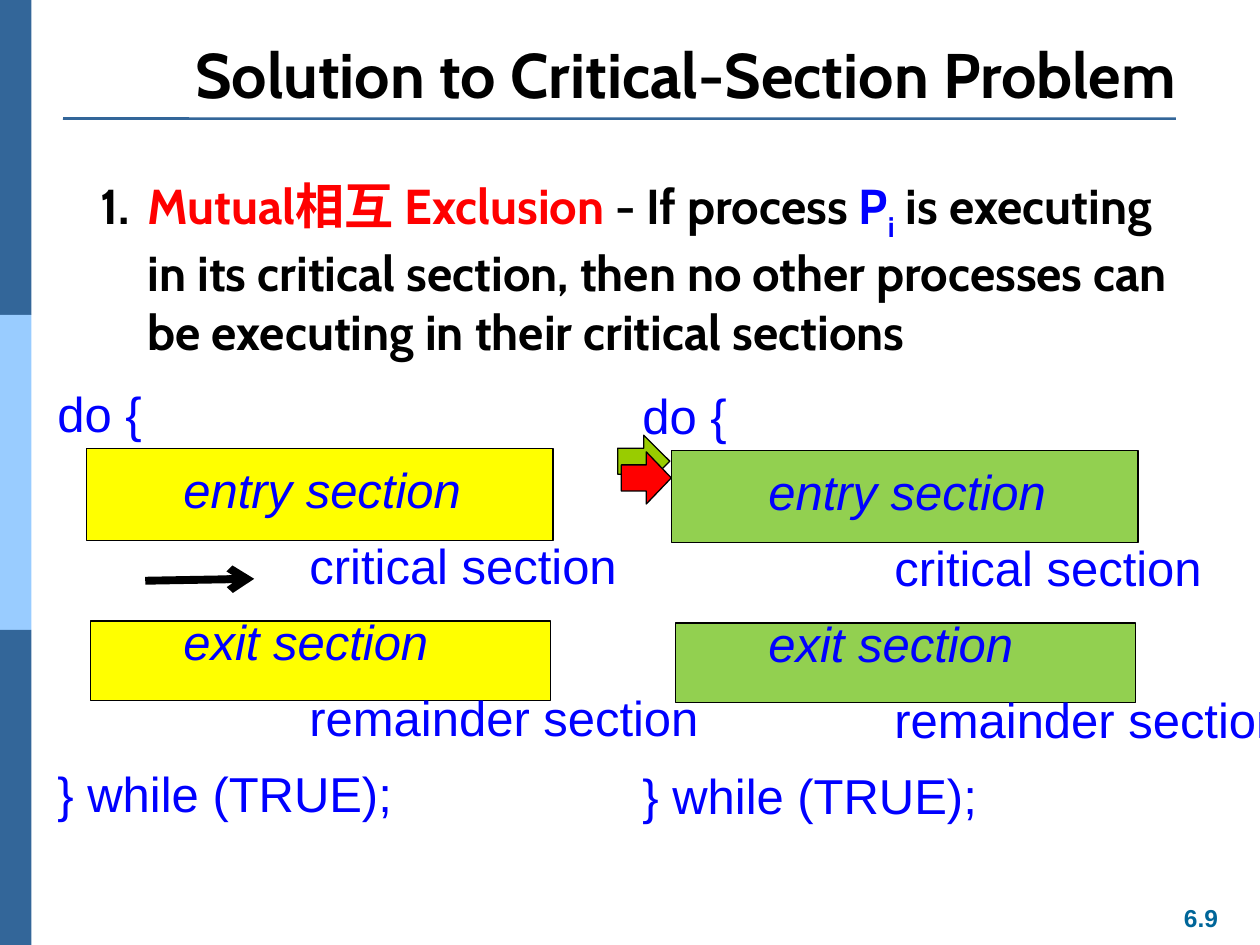
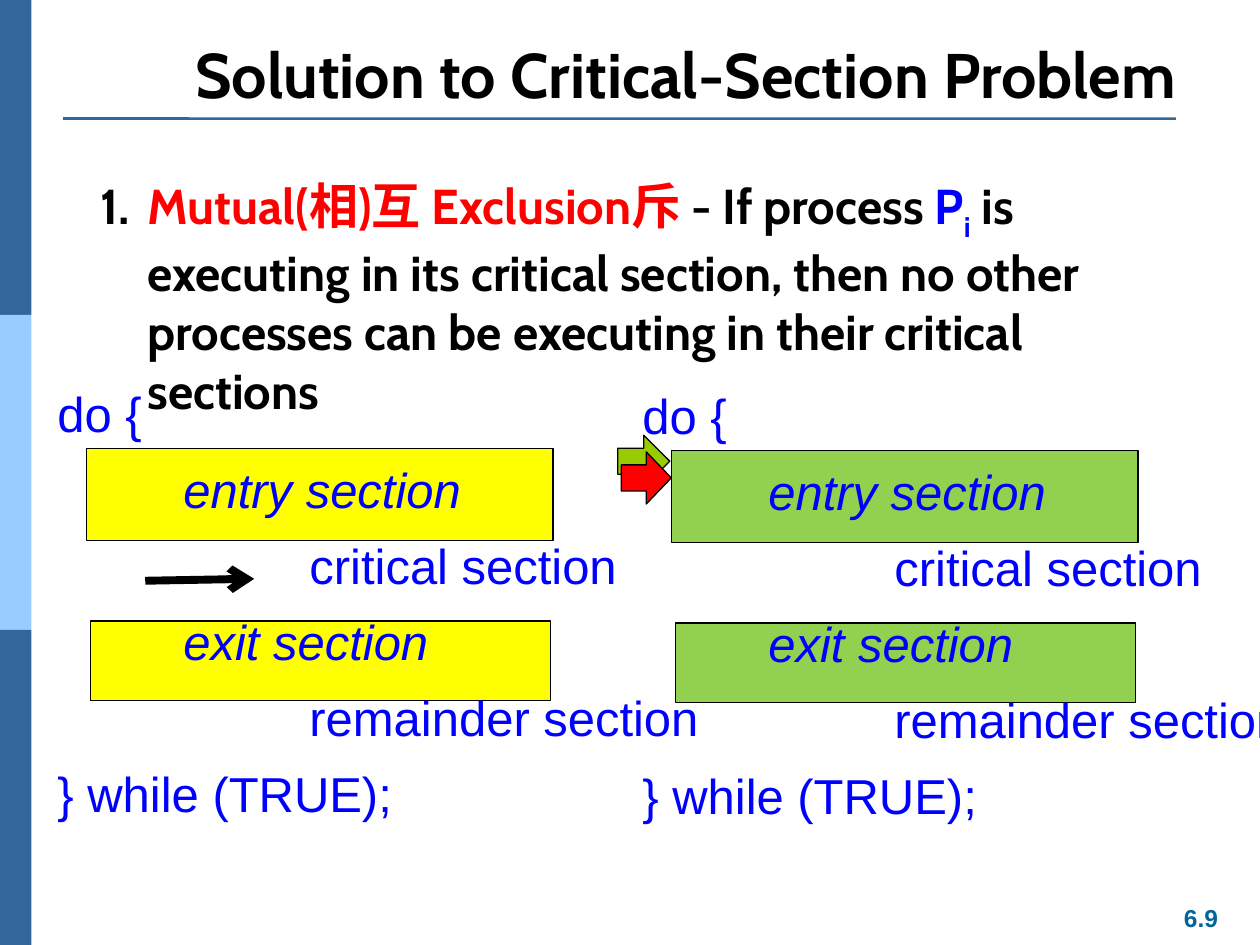
Before and after one commit to Yang09701194/OS_Learning, a slide deck: slide 9 of ch06.pptx. Drawn at 1260x945 pixels with LibreOffice and Linux fonts; fonts in the diff are those of the drawing. Boxes give left, top, right and bottom in pixels: in the first picture for what was removed or moved away, otherwise in the second. Text is boxed around its words. In the diff, an @@ line names an element or a change of style, - is before the commit and + after.

```diff
--- a/ch06.pptx
+++ b/ch06.pptx
@@ text at box(100, 184, 1079, 410): text changed @@
-1. Mutual相互 Exclusion - If process Pi is executing in its critical section, then no other processes can be executing in their critical sections
+1. Mutual(相)互 Exclusion斥 - If process Pi is executing in its critical section, then no other processes can be executing in their critical sections
```
Also in this commit, not shown: 16 other slides changed, 1 slide added.
